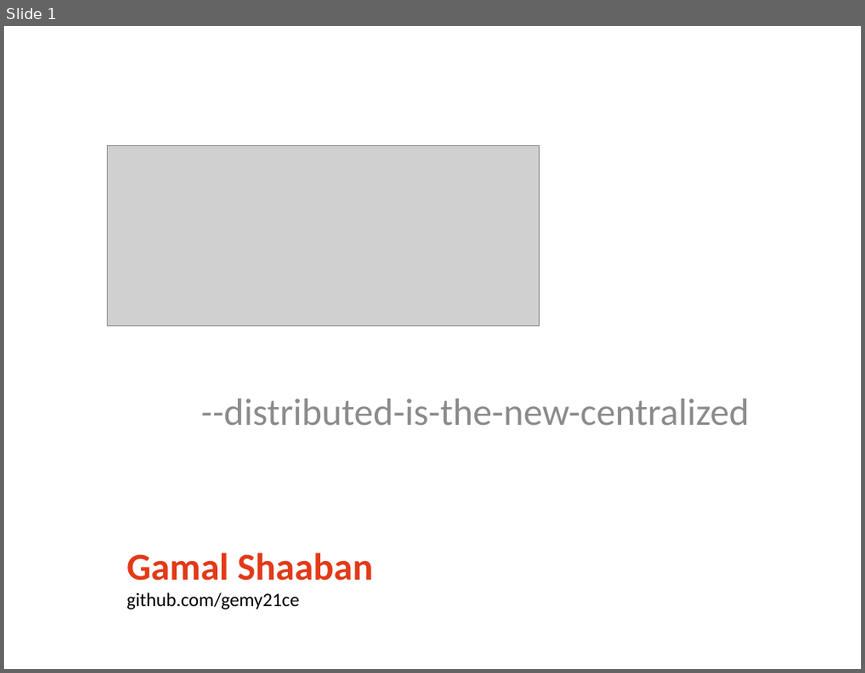
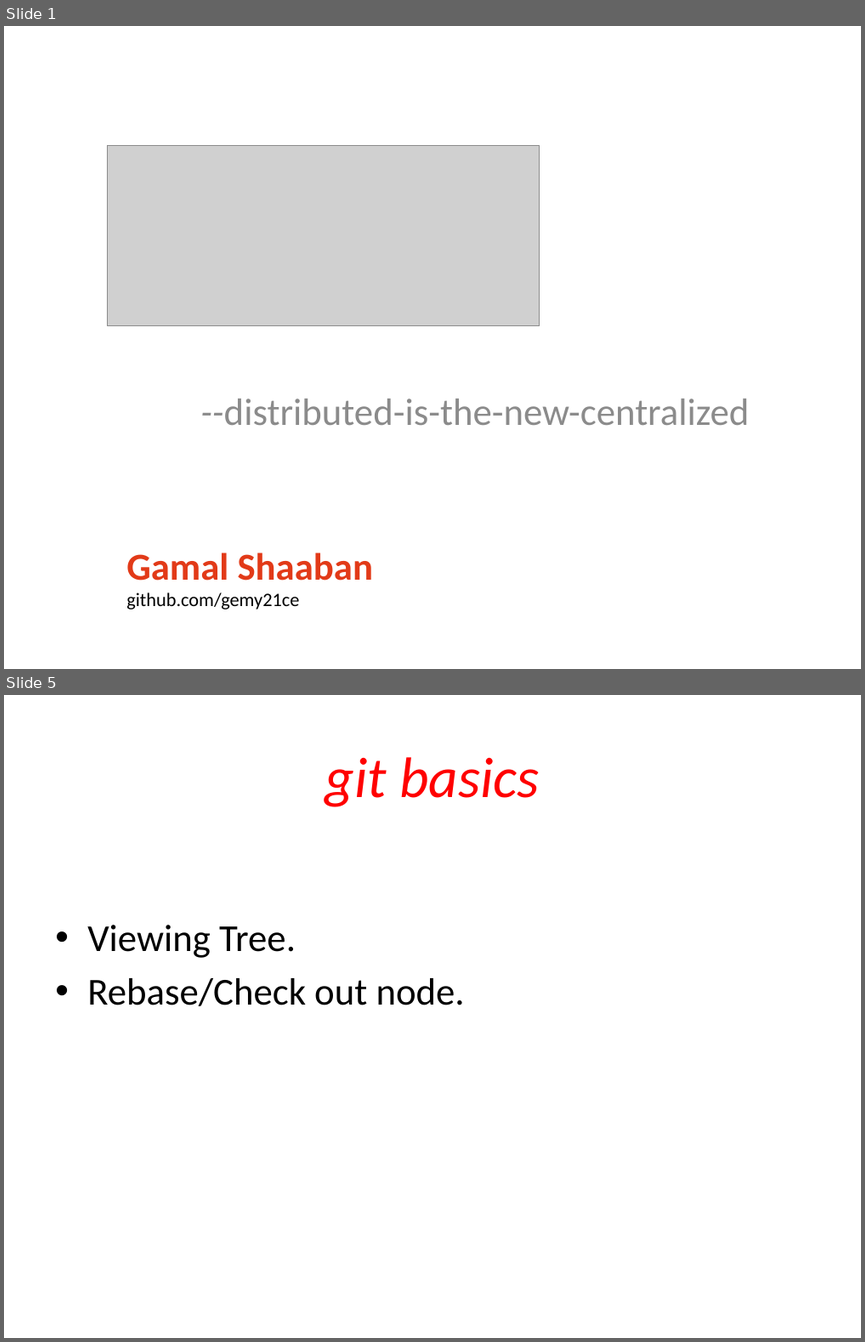
Before and after one commit to gemy21ce/EF-Git-Training., a slide deck: Git.pptx. Shown one above the other, each under a label of ours: slide 1 before the commit, slides 1 and 5 after it; the slides between them are not shown. The pictures are 865x673 and 865x1342 pixels, drawn with LibreOffice and Linux fonts; fonts in the diff are those of the drawing; grey boxes stand for pictures. Boxes give left, top, right and bottom in pixels: in the first picture for what was removed or moved away, otherwise in the second. Text is boxed around its words. In the diff, an @@ line names an element or a change of style, - is before the commit and + after.

```diff
--- a/Git.pptx
+++ b/Git.pptx
@@ slide 5 added at [4, 695, 861, 1338], background #FFFFFF @@
@@ title added at [325, 757, 540, 807], 48 pt, text #FF0000, italic @@
+git basics
@@ text added at [87, 925, 465, 1006], 32 pt, text #000000 @@
+• Viewing Tree.
+• Rebase/Check out node.
```
Also in this commit, not shown: 1 slide changed, 3 other slides added.
